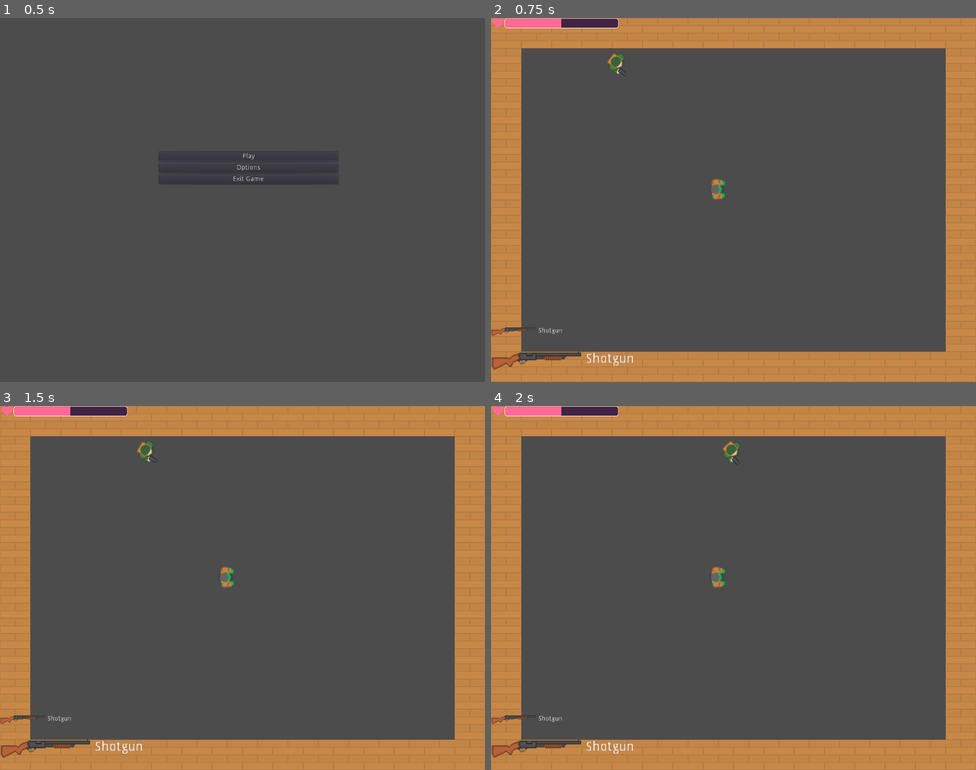
Above: before the commit, frames 1-4 (two rows, left to right).
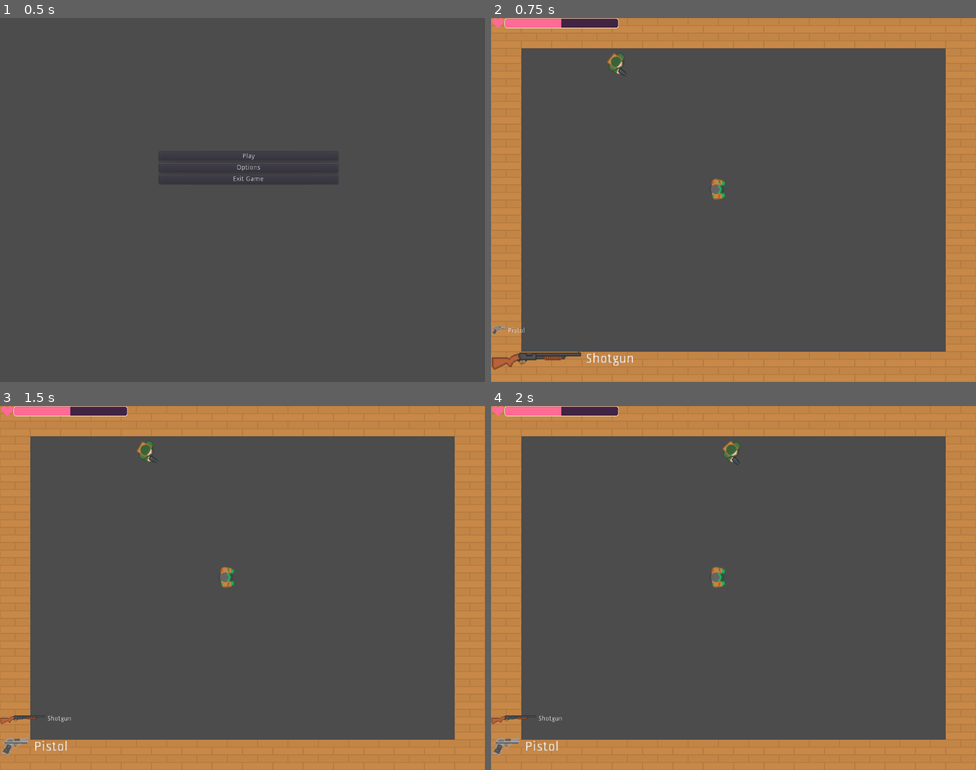
Above: after the commit, the same moments.

Repository: sindre0830/YAZG
Game: Godot game, scene res://Menu/MainMenu.tscn
Two runs of this game, one before a commit and one after it. Both use one fixed random seed, a clock stepped at 60 frames per second and the inputs below.
Inputs (mouse positions are in pixels of both pictures, inside the frame that each line leads up to):
- Up to frame 1 (0.5 s): no input
- Up to frame 2 (0.75 s): click "Play" at 0.5 s
- Up to frame 3 (1.5 s): tap Enter at 1.25 s; move the mouse to (349, 569) at 1.27 s; hold Right (ui_right) from 1.28 s (still down); tap Y (ui_switchWeapon, bound only after the commit) at 1.35 s
- Up to frame 4 (2 s): keep holding Right (ui_right)

Frame 1 is identical in both runs. In frame 2, 0.1% of the frame differs, in the area x 0-15%, y 84-88%; in frame 3, 0.6%, in the area x 0-30%, y 91-97%; in frame 4, 0.6%.

Commit message:
[#19] Added switch wepon function and mapped it to the player

Diff:
--- a/Source/Player/Player.gd
+++ b/Source/Player/Player.gd
@@ -25,3 +25,6 @@
 
 	if Input.is_action_pressed("ui_shoot") and attackCooldown.is_stopped():
 		gun._on_click($PositionMuzzle, attackCooldown, self)
+
+	if Input.is_action_just_pressed("ui_switchWeapon"):
+		self.get_parent().get_child(4).switchGunDisplayed()
--- /dev/null
+++ b/Source/UI/GunDisplay.gd
@@ -0,0 +1,9 @@
+extends Control
+
+func switchGunDisplayed():
+	var bufferLabel = $Secondary/Label.text
+	var bufferIcon = $Secondary/SecondaryIcon.texture
+	$Secondary/Label.text = $Main/Label.text
+	$Secondary/SecondaryIcon.texture = $Main/MainIcon.texture
+	$Main/Label.text = bufferLabel
+	$Main/MainIcon.texture = bufferIcon
--- a/Source/UI/GunDisplay.tscn
+++ b/Source/UI/GunDisplay.tscn
@@ -1,10 +1,13 @@
-[gd_scene load_steps=2 format=2]
+[gd_scene load_steps=4 format=2]
 
 [ext_resource path="res://Assets/Guns/PNG/[design]Shotgun_V1.02.png" type="Texture" id=1]
+[ext_resource path="res://UI/GunDisplay.gd" type="Script" id=2]
+[ext_resource path="res://Assets/Guns/PNG/GUN_01_[square_frame]_01_V1.00.png" type="Texture" id=3]
 
 [node name="GunDisplay" type="Control"]
 margin_right = 320.0
 margin_bottom = 128.0
+script = ExtResource( 2 )
 __meta__ = {
 "_edit_use_anchors_": false
 }
@@ -18,16 +21,16 @@
 }
 
 [node name="SecondaryIcon" type="TextureRect" parent="Secondary"]
-margin_right = 96.0
+margin_right = 32.0
 margin_bottom = 40.0
-texture = ExtResource( 1 )
+texture = ExtResource( 3 )
 
 [node name="Label" type="Label" parent="Secondary"]
-margin_left = 100.0
+margin_left = 36.0
 margin_top = 13.0
-margin_right = 151.0
+margin_right = 72.0
 margin_bottom = 27.0
-text = "Shotgun"
+text = "Pistol"
 
 [node name="Main" type="HBoxContainer" parent="."]
 margin_top = 40.0
--- a/Source/project.godot
+++ b/Source/project.godot
@@ -75,6 +75,11 @@
 "events": [ Object(InputEventMouseButton,"resource_local_to_scene":false,"resource_name":"","device":0,"alt":false,"shi …(212 unchanged characters)…
  ]
 }
+ui_switchWeapon={
+"deadzone": 0.5,
+"events": [ Object(InputEventKey,"resource_local_to_scene":false,"resource_name":"","device":0,"alt":false,"shift":false,"control":false,"meta":false,"command":false,"pressed":false,"scancode":89,"unicode":0,"echo":false,"script":null)
+ ]
+}
 
 [layer_names]
 
